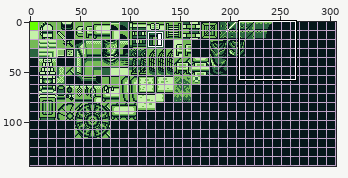
Two states of a sprite sheet, Ruins-of-Aether/Tilemaps/castle.png. The picture above shows the old version from afar; the outline marks the close-up.
Close-up. Earlier state:
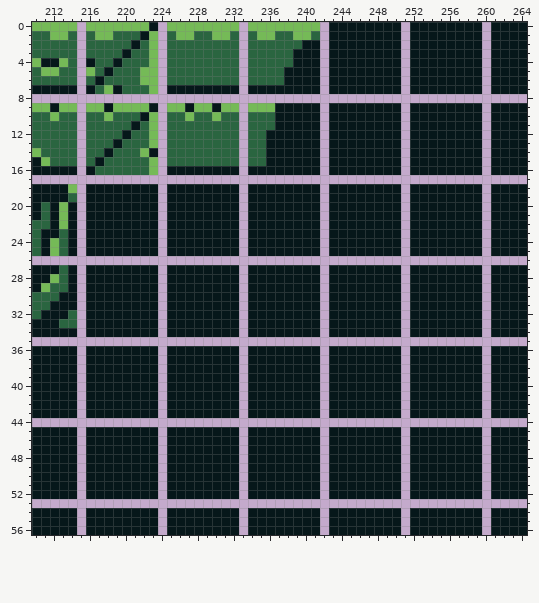
The file is 306x144 pixels. Pixels under 10% opacity are left out. Colours within 5 levels of each other are drawn and written as one. Shown: x 210..264, y 0..56. The commit also changed other parts of the picture, which this record leaves out.
After the commit:
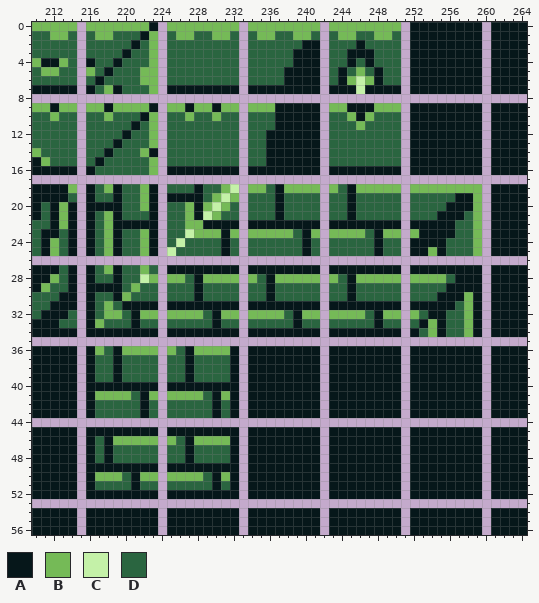
Palette (. is transparent): A #06171a  B #75ba57  C #c4f1a8  D #2a6540
From old to new:
y 0: x 243..250 AAAAAAAA -> BBBBBBBB
y 1: x 243..250 AAAAAAAA -> DBBDDBBD
y 2: x 243..245 AAA -> DDD; x 247..250 AAAA -> DDDD
y 3: x 243..244 AA -> DD; x 248..250 AAA -> DDD
y 4: x 243..244 AA -> DD; x 246 A -> D; x 248..250 AAA -> DDD
y 5: x 243 A -> D; x 245..247 AAA -> DBD; x 249..250 AA -> DD
y 6: x 243 A -> D; x 245..247 AAA -> BCB; x 249..250 AA -> DD
y 7: x 246 A -> C
y 9: x 243..244 AA -> BB; x 248..250 AAA -> BBB
y 10: x 243..245 AAA -> DDB; x 247..250 AAAA -> BDDD
y 11: x 243..250 AAAAAAAA -> DDDBDDDD
y 12..15: x 243..250 AAAAAAAA -> DDDDDDDD
y 18: x 217..218 AA -> DB; x 220..222 AAA -> DDB; x 225..227 AAA -> DDD; x 229..232 AAAA -> DDBC; x 234..236 AAA -> BBD; x 238..241 AAAA -> BBBB; x 243..244 AA -> BD; x 246..250 AAAAA -> BBBBB; x 252..259 AAAAAAAA -> BBBBBBBB
y 19: x 217..218 AA -> DD; x 220..222 AAA -> DDB; x 229..232 AAAA -> DBCB; x 234..236 AAA -> DDD; x 238..241 AAAA -> DDDD; x 243..244 AA -> DD; x 246..250 AAAAA -> DDDDD; x 252..256 AAAAA -> DDDDD; x 259 A -> B
y 20: x 220..222 AAA -> DDB; x 225..227 AAA -> DDB; x 229..232 AAAA -> BCBD; x 234..236 AAA -> DDD; x 238..241 AAAA -> DDDD; x 243..244 AA -> DD; x 246..250 AAAAA -> DDDDD; x 252..255 AAAA -> DDDD; x 259 A -> B
y 21: x 217..218 AA -> DB; x 220..222 AAA -> DDD; x 225..227 AAA -> DDB; x 229..232 AAAA -> CBDD; x 234..236 AAA -> DDD; x 238..241 AAAA -> DDDD; x 243..244 AA -> DD; x 246..250 AAAAA -> DDDDD; x 252..254 AAA -> DDD; x 258..259 AA -> DB
y 22: x 217..218 AA -> DB; x 225..228 AAAA -> DDBB; x 257..259 AAA -> DDB
y 23: x 217..218 AA -> DB; x 220..222 AAA -> DDB; x 225..230 AAAAAA -> DDCBBB; x 232 A -> B; x 234..239 AAAAAA -> BBBBBD; x 241 A -> B; x 243..247 AAAAA -> BBBBD; x 249..250 AA -> BB; x 252 A -> B; x 257..259 AAA -> DDB
y 24: x 217..218 AA -> DB; x 220..222 AAA -> DDB; x 225..230 AAAAAA -> DCDDDD; x 232 A -> D; x 234..239 AAAAAA -> DDDDDD; x 241 A -> D; x 243..247 AAAAA -> DDDDD; x 249..250 AA -> DD; x 256..259 AAAA -> DDDB
y 25: x 217..218 AA -> DB; x 220..222 AAA -> DDB; x 225..230 AAAAAA -> CDDDDD; x 232 A -> D; x 234..239 AAAAAA -> DDDDDD; x 241 A -> D; x 243..247 AAAAA -> DDDDD; x 249..250 AA -> DD; x 254 A -> B; x 256..259 AAAA -> DDDB
y 27: x 217..218 AA -> DB; x 220..223 AAAA -> DDBD
y 28: x 217..218 AA -> DD; x 220..223 AAAA -> DDCB; x 225..227 AAA -> BBD; x 229..232 AAAA -> BBBB; x 234..235 AA -> BD; x 237..241 AAAAA -> BBBBB; x 243..244 AA -> BD; x 246..250 AAAAA -> BBBBB; x 252..256 AAAAA -> BBBBD
y 29: x 220..223 AAAA -> DBDD; x 225..227 AAA -> DDD; x 229..232 AAAA -> DDDD; x 234..235 AA -> DD; x 237..241 AAAAA -> DDDDD; x 243..244 AA -> DD; x 246..250 AAAAA -> DDDDD; x 252..255 AAAA -> DDDD
y 30: x 217..218 AA -> DD; x 220..223 AAAA -> BDDD; x 225..227 AAA -> DDD; x 229..232 AAAA -> DDDD; x 234..235 AA -> DD; x 237..241 AAAAA -> DDDDD; x 243..244 AA -> DD; x 246..250 AAAAA -> DDDDD; x 252..254 AAA -> DDD; x 258 A -> B
y 31: x 217..219 AAA -> DBD; x 257..258 AA -> DB
y 32: x 217..220 AAAA -> DBBD; x 222..223 AA -> BB; x 225..229 AAAAA -> BBBBD; x 231..232 AA -> BB; x 234..238 AAAAA -> BBBBD; x 240..241 AA -> BB; x 243..247 AAAAA -> BBBBD; x 249..250 AA -> BB; x 252..253 AA -> BD; x 256..258 AAA -> DDB
y 33: x 217..220 AAAA -> BDDD; x 222..223 AA -> DD; x 225..229 AAAAA -> DDDDD; x 231..232 AA -> DD; x 234..238 AAAAA -> DDDDD; x 240..241 AA -> DD; x 243..247 AAAAA -> DDDDD; x 249..250 AA -> DD; x 252 A -> D; x 254 A -> B; x 256..258 AAA -> DDB
y 34: x 253..254 AA -> DB; x 256..258 AAA -> DDB
y 36: x 217..218 AA -> BD; x 220..223 AAAA -> BBBB; x 225..226 AA -> BD; x 228..231 AAAA -> BBBB
y 37..39: x 217..218 AA -> DD; x 220..223 AAAA -> DDDD; x 225..226 AA -> DD; x 228..231 AAAA -> DDDD
y 41: x 217..221 AAAAA -> BBBBD; x 223 A -> B; x 225..229 AAAAA -> BBBBD; x 231 A -> B
y 42..43: x 217..221 AAAAA -> DDDDD; x 223 A -> D; x 225..229 AAAAA -> DDDDD; x 231 A -> D
y 46: x 217 A -> D; x 219..223 AAAAA -> BBBBB; x 225..226 AA -> BD; x 228..231 AAAA -> BBBB
y 47..48: x 217 A -> D; x 219..223 AAAAA -> DDDDD; x 225..226 AA -> DD; x 228..231 AAAA -> DDDD
y 50: x 217..220 AAAA -> BBBD; x 222..223 AA -> BB; x 225..229 AAAAA -> BBBBD; x 231 A -> B
y 51: x 217..220 AAAA -> DDDD; x 222..223 AA -> DD; x 225..229 AAAAA -> DDDDD; x 231 A -> D
Pixel boxes of the changes (left, top, right, bottom) in both close-ups:
changed: (95, 22, 482, 490)
